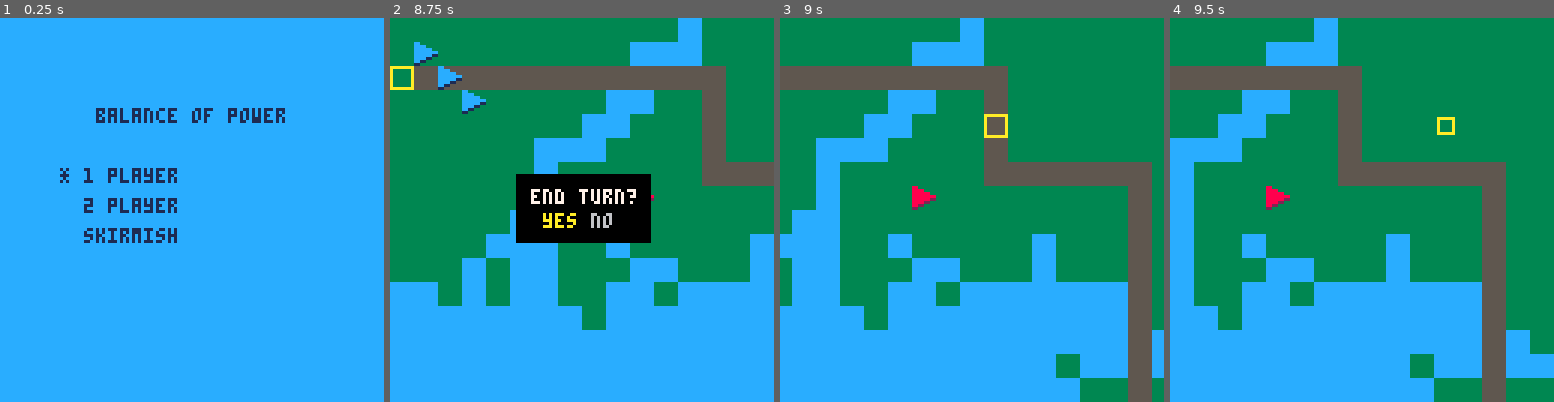
Above: before the commit, frames 1-4 (left to right).
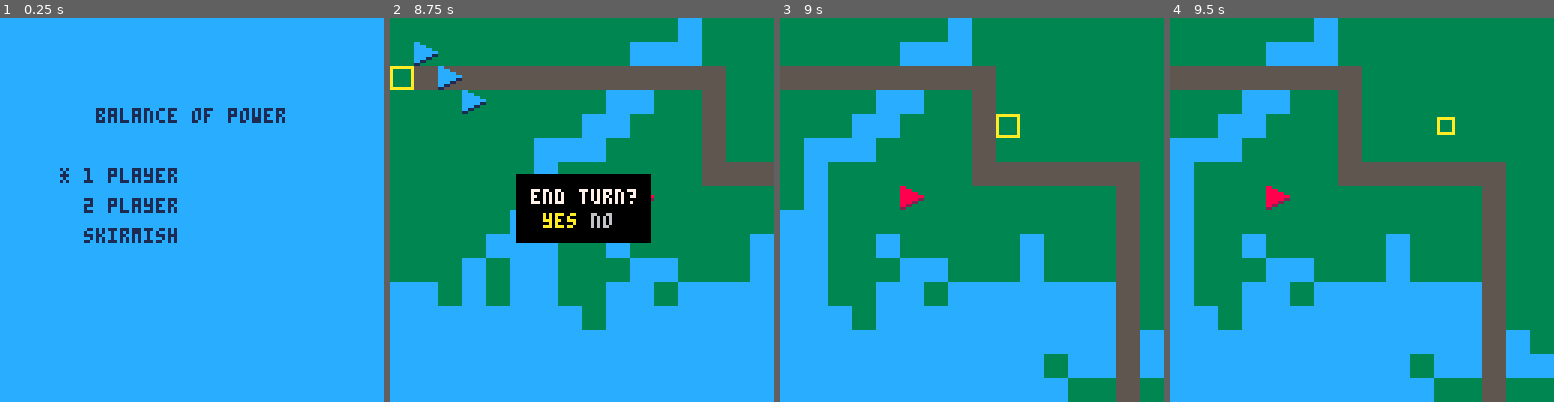
Above: after the commit, the same moments.

Repository: chrisallenlane/balance-of-power
Game: PICO-8 cartridge balance-of-power.p8
The game is run twice, just before and just after one commit, with the same random seed, the same clock (stepped at 60 frames per second) and the same inputs.
Inputs:
- Up to frame 1 (0.25 s): no input
- Up to frame 2 (8.75 s): tap O (Z key) at 0.33, 1.07, 2.22, 3.72, 5.22, 6.72, 8.22 s; tap Down at 0.7 s; tap X (X key) at 1.43, 2.07, 2.82, 3.57, 4.32, 5.07, 5.82, 6.57, 7.32, 8.07 s; hold Up 1.97-2.63 s; hold Right 2.68-3.02 s; hold Down 3.07-3.73 s; hold Left 3.78-4.12 s; hold Up 4.17-4.5 s; hold Left 4.55-5.05 s; hold Right 5.1-5.93 s; hold Up 5.98-6.65 s; hold Right 6.7-7.03 s; hold Down 7.08-7.75 s; hold Left 7.8-8.13 s; hold Up 8.18-8.52 s; hold Left from 8.57 s (still down)
- Up to frame 3 (9 s): keep holding Left; tap X (X key) at 8.82 s
- Up to frame 4 (9.5 s): release Left at 9.07 s; hold Right from 9.12 s (still down)

Frames 1-2 are identical in both runs. In frame 3, 13% of the frame differs, in the area x 0-97%, y 0-100%; in frame 4, nothing differs.

Commit message:
refactor(screen-battle): move battle logic
- Create `Human` table and `Human.battle.update` method for
  encapsulating human battle logic.

- Refactor the battle screen to use the above

- Rename `CPU.update` to `CPU.battle.update` for consistency.

Diff:
--- a/balance-of-power.p8
+++ b/balance-of-power.p8
@@ -25,6 +25,7 @@
 #include src/menu-target.lua
 #include src/menu-turn-end.lua
 #include src/player.lua
+#include src/human.lua
 #include src/cpu.lua
 #include src/input.lua
 #include src/inputs.lua
--- a/src/cpu.lua
+++ b/src/cpu.lua
@@ -1,7 +1,7 @@
-CPU = {delay = 0}
+CPU = {battle = {}, delay = 0}
 
 -- NB: this is a stub
-function CPU.update()
+function CPU.battle.update()
     -- pause in place for a moment before the CPU moves
     if CPU.delay > 0 then
         CPU.delay = CPU.delay - 1
--- /dev/null
+++ b/src/human.lua
@@ -0,0 +1,140 @@
+Human = {battle = {}}
+
+function Human.battle.update()
+    -- If a menu is visible, run the appropriate update loop
+    if MenuTurnEnd.vis then
+        MenuTurnEnd:update()
+        return
+    elseif MenuBalance.vis then
+        MenuBalance:update()
+        return
+    elseif MenuTarget.vis then
+        MenuTarget:update()
+        -- accept the balance, close the menu, and end the turn
+        if BtnX:once() then
+            -- hide this menu
+            MenuTarget.vis = false
+
+            -- attack the enemy unit
+            Cursor.sel:attack(MenuTarget.unit,
+                              MenuTarget.choices[MenuTarget.sel],
+                              Cursor.sel.stat.atk, MenuTarget.idx)
+
+            -- deactivate all *other* units belonging to the player
+            Units.deactivate(Map.current.units, Turn.player)
+            Cursor.sel:activate()
+
+            -- end the player's turn if the unit is exhausted
+            if Cursor.sel:moved() or Cursor.sel.stat.mov == 0 then
+                Turn:turn_end()
+                -- otherwise, show the movement radius
+            else
+                Radius:update(Cursor.sel, Map.current, Turn.player)
+            end
+        end
+        return
+    end
+
+    -- update the cursor position
+    Cursor:update()
+
+    -- determine whether a unit is beneath the cursor
+    local unit, idx = Unit.at(Cursor.cell.x, Cursor.cell.y, Map.current.units)
+
+    -- "X"
+    if BtnX:once() then
+        -- if there is a unit beneath the cursor...
+        if unit then
+            -- select friendly unit:
+            if unit:friend(Turn.player) and not Cursor:selected(unit) and
+                unit.active then
+                Cursor.sel = unit
+                Radius:update(unit, Map.current, Turn.player)
+
+                -- open friendly balance menu:
+            elseif unit:friend(Turn.player) and Cursor:selected(unit) and
+                not unit:acted() then
+                MenuBalance:open(Cursor.sel, idx)
+
+                -- open the "turn end" menu if the unit has already
+                -- taken an action
+            elseif unit:friend(Turn.player) and Cursor:selected(unit) and
+                unit:acted() then
+                MenuTurnEnd:open()
+
+                -- view enemy radii:
+            elseif unit:foe(Turn.player) and not Cursor:selected() then
+                -- get the enemy player number
+                local enemy = 2
+                if Turn.player == 2 then enemy = 1 end
+
+                -- draw the radii for the enemy player
+                Radius:update(unit, Map.current, enemy)
+
+                -- attack enemy:
+            elseif unit:foe(Turn.player) and Cursor:selected() and
+                not Cursor.sel:attacked() and Cursor.sel.active and
+                Radius:contains('atk', unit.cell.x, unit.cell.y) then
+                MenuTarget:open(unit, idx)
+            end
+
+            -- if no unit is beneath the cursor...
+        elseif not unit then
+            -- move friendly unit:
+            if Cursor:selected() and Cursor.sel.active and
+                not Cursor.sel:moved() and
+                Cell.open(Cursor.cell.x, Cursor.cell.y, Map.current) and
+                Radius:contains('mov', Cursor.cell.x, Cursor.cell.y) then
+
+                -- move the unit
+                Cursor.sel:move(Cursor.cell.x, Cursor.cell.y)
+
+                -- deactivate all *other* units belonging to the player
+                Units.deactivate(Map.current.units, Turn.player)
+                Cursor.sel:activate()
+
+                -- reset the animation delay
+                Units.delay = 30
+
+                -- end the player's turn if the unit is exhausted
+                if Cursor.sel:attacked() or Cursor.sel.stat.atk == 0 or
+                    Cursor.sel.stat.rng == 0 then
+                    Turn:turn_end()
+                    -- otherwise, show the attack radius
+                else
+                    Radius:update(Cursor.sel, Map.current, Turn.player)
+                end
+
+                -- show the "end turn" menu
+            elseif not Cursor:selected() then
+                MenuTurnEnd:open()
+            end
+        end
+    end
+
+    -- "Z"
+    if BtnZ:once() then
+        -- hide radii
+        if Radius.vis then
+            -- unselect the unit if it is ours
+            if Cursor:selected() then Cursor.sel = nil end
+            Radius:clear()
+            -- show the "end turn" menu
+        else
+            MenuTurnEnd:open()
+        end
+    end
+
+    -- draw an AStar trail showing the unit movement path
+    if Cursor:selected() and
+        Radius:contains('mov', Cursor.cell.x, Cursor.cell.y) then
+        Cursor.path = Cursor.astar:search(
+                          Cell:new(Cursor.sel.cell.x, Cursor.sel.cell.y,
+                                   Map.current.cell.w), Cell:new(Cursor.cell.x,
+                                                                 Cursor.cell.y,
+                                                                 Map.current
+                                                                     .cell.w))
+    else
+        Cursor.path = {}
+    end
+end
--- a/src/screen-battle.lua
+++ b/src/screen-battle.lua
@@ -14,148 +14,9 @@
     -- do not run player/CPU update loops if a lock is engaged
     if Camera.ready and Units.ready then
         if Turn:human(Players) then
-            -- If a menu is visible, run the appropriate update loop
-            if MenuTurnEnd.vis then
-                MenuTurnEnd:update()
-                return
-            elseif MenuBalance.vis then
-                MenuBalance:update()
-                return
-            elseif MenuTarget.vis then
-                MenuTarget:update()
-                -- accept the balance, close the menu, and end the turn
-                if BtnX:once() then
-                    -- hide this menu
-                    MenuTarget.vis = false
-
-                    -- attack the enemy unit
-                    Cursor.sel:attack(MenuTarget.unit,
-                                      MenuTarget.choices[MenuTarget.sel],
-                                      Cursor.sel.stat.atk, MenuTarget.idx)
-
-                    -- deactivate all *other* units belonging to the player
-                    Units.deactivate(Map.current.units, Turn.player)
-                    Cursor.sel:activate()
-
-                    -- end the player's turn if the unit is exhausted
-                    if Cursor.sel:moved() or Cursor.sel.stat.mov == 0 then
-                        Turn:turn_end()
-                        -- otherwise, show the movement radius
-                    else
-                        Radius:update(Cursor.sel, Map.current, Turn.player)
-                    end
-                end
-                return
-            end
-
-            -- update the cursor position
-            Cursor:update()
-
-            -- determine whether a unit is beneath the cursor
-            local unit, idx = Unit.at(Cursor.cell.x, Cursor.cell.y,
-                                      Map.current.units)
-
-            -- "X"
-            if BtnX:once() then
-                -- if there is a unit beneath the cursor...
-                if unit then
-                    -- select friendly unit:
-                    if unit:friend(Turn.player) and not Cursor:selected(unit) and
-                        unit.active then
-                        Cursor.sel = unit
-                        Radius:update(unit, Map.current, Turn.player)
-
-                        -- open friendly balance menu:
-                    elseif unit:friend(Turn.player) and Cursor:selected(unit) and
-                        not unit:acted() then
-                        MenuBalance:open(Cursor.sel, idx)
-
-                        -- open the "turn end" menu if the unit has already
-                        -- taken an action
-                    elseif unit:friend(Turn.player) and Cursor:selected(unit) and
-                        unit:acted() then
-                        MenuTurnEnd:open()
-
-                        -- view enemy radii:
-                    elseif unit:foe(Turn.player) and not Cursor:selected() then
-                        -- get the enemy player number
-                        local enemy = 2
-                        if Turn.player == 2 then
-                            enemy = 1
-                        end
-
-                        -- draw the radii for the enemy player
-                        Radius:update(unit, Map.current, enemy)
-
-                        -- attack enemy:
-                    elseif unit:foe(Turn.player) and Cursor:selected() and
-                        not Cursor.sel:attacked() and Cursor.sel.active and
-                        Radius:contains('atk', unit.cell.x, unit.cell.y) then
-                        MenuTarget:open(unit, idx)
-                    end
-
-                    -- if no unit is beneath the cursor...
-                elseif not unit then
-                    -- move friendly unit:
-                    if Cursor:selected() and Cursor.sel.active and
-                        not Cursor.sel:moved() and
-                        Cell.open(Cursor.cell.x, Cursor.cell.y, Map.current) and
-                        Radius:contains('mov', Cursor.cell.x, Cursor.cell.y) then
-
-                        -- move the unit
-                        Cursor.sel:move(Cursor.cell.x, Cursor.cell.y)
-
-                        -- deactivate all *other* units belonging to the player
-                        Units.deactivate(Map.current.units, Turn.player)
-                        Cursor.sel:activate()
-
-                        -- reset the animation delay
-                        Units.delay = 30
-
-                        -- end the player's turn if the unit is exhausted
-                        if Cursor.sel:attacked() or Cursor.sel.stat.atk == 0 or
-                            Cursor.sel.stat.rng == 0 then
-                            Turn:turn_end()
-                            -- otherwise, show the attack radius
-                        else
-                            Radius:update(Cursor.sel, Map.current, Turn.player)
-                        end
-
-                        -- show the "end turn" menu
-                    elseif not Cursor:selected() then
-                        MenuTurnEnd:open()
-                    end
-                end
-            end
-
-            -- "Z"
-            if BtnZ:once() then
-                -- hide radii
-                if Radius.vis then
-                    -- unselect the unit if it is ours
-                    if Cursor:selected() then
-                        Cursor.sel = nil
-                    end
-                    Radius:clear()
-                    -- show the "end turn" menu
-                else
-                    MenuTurnEnd:open()
-                end
-            end
-
-            -- draw an AStar trail showing the unit movement path
-            if Cursor:selected() and
-                Radius:contains('mov', Cursor.cell.x, Cursor.cell.y) then
-                Cursor.path = Cursor.astar:search(
-                                  Cell:new(Cursor.sel.cell.x, Cursor.sel.cell.y,
-                                           Map.current.cell.w), Cell:new(
-                                      Cursor.cell.x, Cursor.cell.y,
-                                      Map.current.cell.w))
-            else
-                Cursor.path = {}
-            end
+            Human.battle.update()
         else
-            CPU.update()
+            CPU.battle.update()
         end
     end
 
Not shown, changed: .luacheckrc
